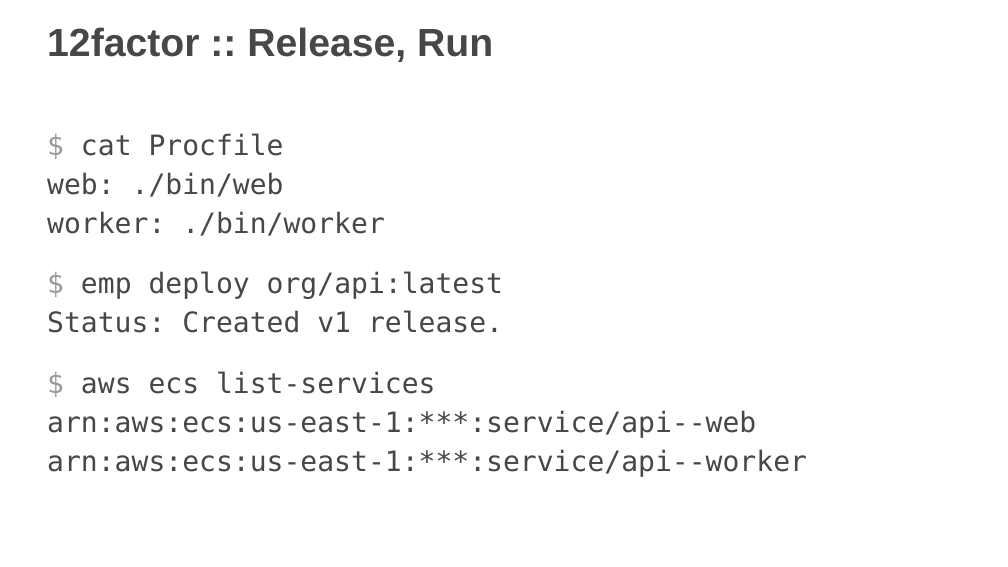
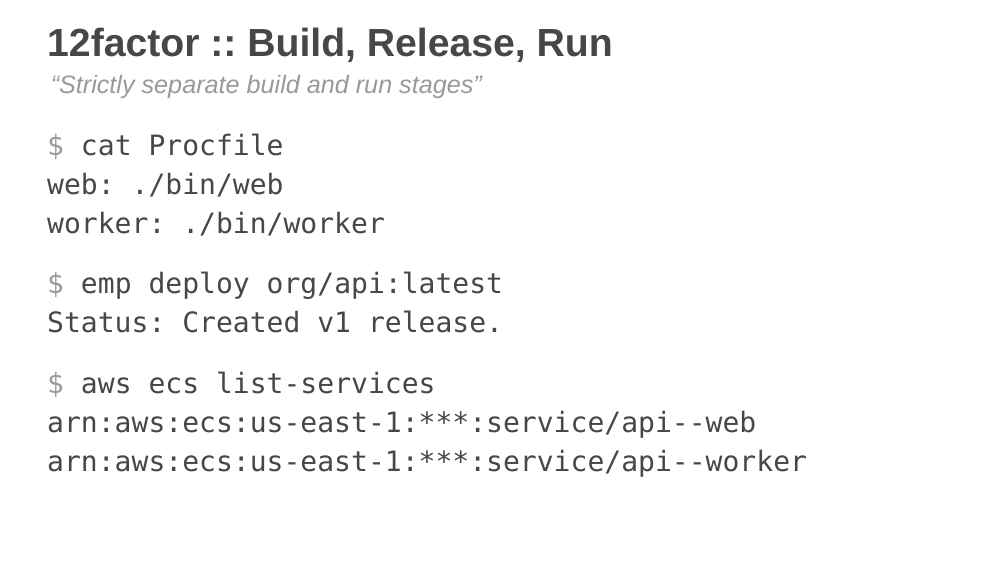
Before and after one commit to remind101/reInvent-2015, a slide deck: slide 27 of slides/slides-loft.pptx (slide 26 before the commit). Drawn at 1008x567 pixels with LibreOffice and Linux fonts; fonts in the diff are those of the drawing; background and template pictures are left out. Boxes give left, top, right and bottom in pixels: in the first picture for what was removed or moved away, otherwise in the second. Text is boxed around its words. In the diff, an @@ line names an element or a change of style, - is before the commit and + after.

```diff
--- a/slides/slides-loft.pptx
+++ b/slides/slides-loft.pptx
@@ title at <box>47,27,613,62</box>: text changed @@
-12factor :: Release, Run
+12factor :: Build, Release, Run
@@ text added at <box>51,75,482,98</box>, 18 pt, text #999A98, italic @@
+“Strictly separate build and run stages”
```
Also in this commit, not shown: 18 other slides changed, 1 other file.
